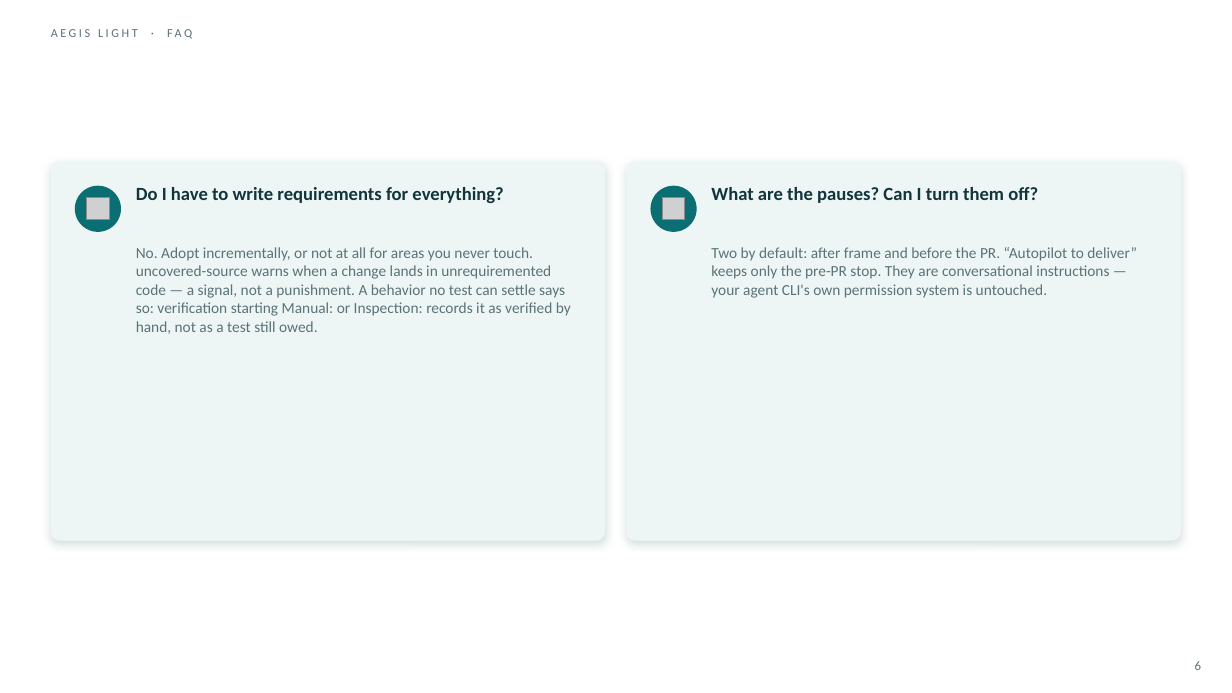
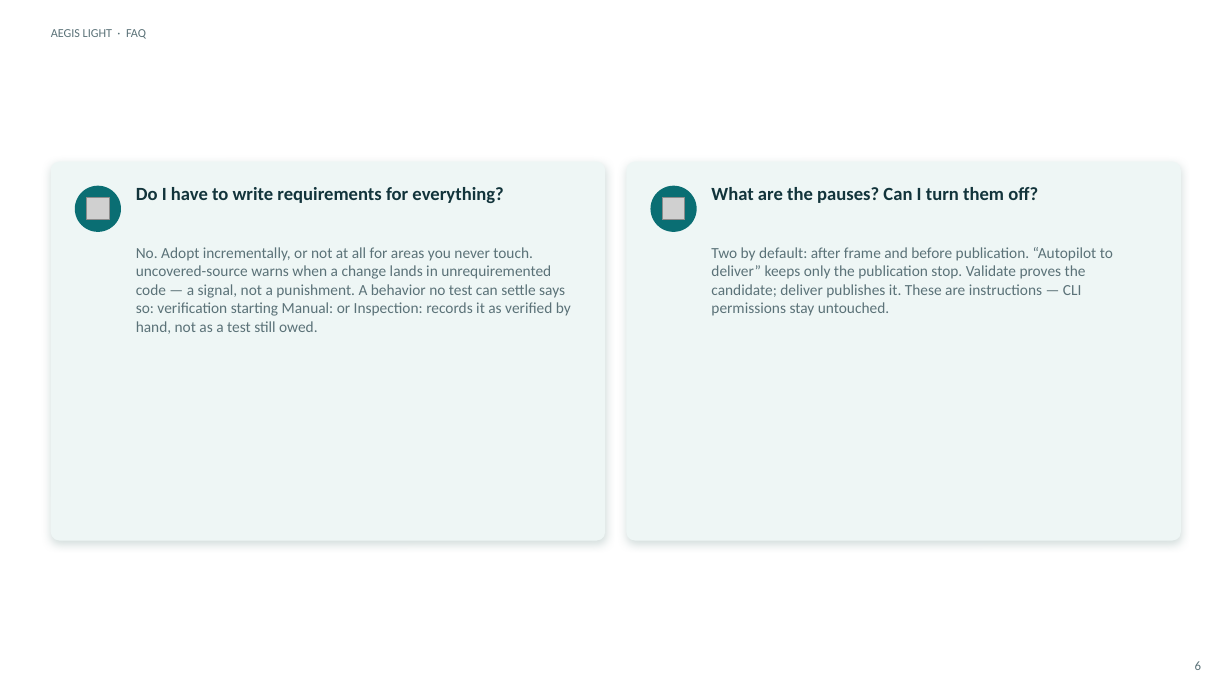
Before and after one commit to DDP-Engineering/Agentic_Engineering_Governance_Integrity_System, a slide deck: slide 6 of 06_SoftwareDocu/AEGIS-Light/07_FAQ.pptx. Drawn at 1232x693 pixels with LibreOffice and Linux fonts; fonts in the diff are those of the drawing; grey boxes stand for pictures. Boxes give left, top, right and bottom in pixels: in the first picture for what was removed or moved away, otherwise in the second. Text is boxed around its words. In the diff, an @@ line names an element or a change of style, - is before the commit and + after.

Commit message:
feat(aegis-light): add validate stage and reproducible red evidence
- record exact red test commands, non-zero exits, and expected failure reasons
- split candidate validation from publish-only delivery without a delivery zone
- update plans, tests, guides, and presentation companions for 0.3.0
- deploy the AEGIS Light 0.3.0 payload into this repository

```diff
--- a/06_SoftwareDocu/AEGIS-Light/07_FAQ.pptx
+++ b/06_SoftwareDocu/AEGIS-Light/07_FAQ.pptx
@@ text "AEGIS LIGHT · FAQ" at [51,29,146,39]: letter spacing 2 to 0 pt @@
@@ text at [711,247,1113,316]: text changed @@
-Two by default: after frame and before the PR. “Autopilot to deliver” keeps only the pre-PR stop. They are conversational instructions — your agent CLI's own permission system is untouched.
+Two by default: after frame and before publication. “Autopilot to deliver” keeps only the publication stop. Validate proves the candidate; deliver publishes it. These are instructions — CLI permissions stay untouched.
```
Also in this commit, not shown: 7 other slides changed, 49 other files.
